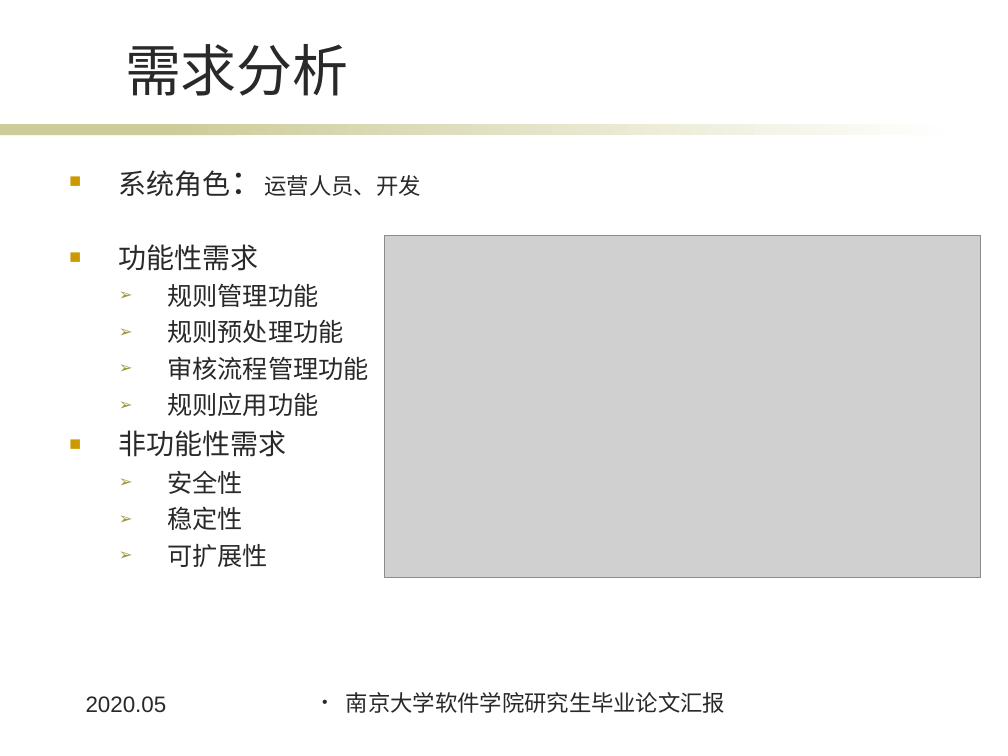
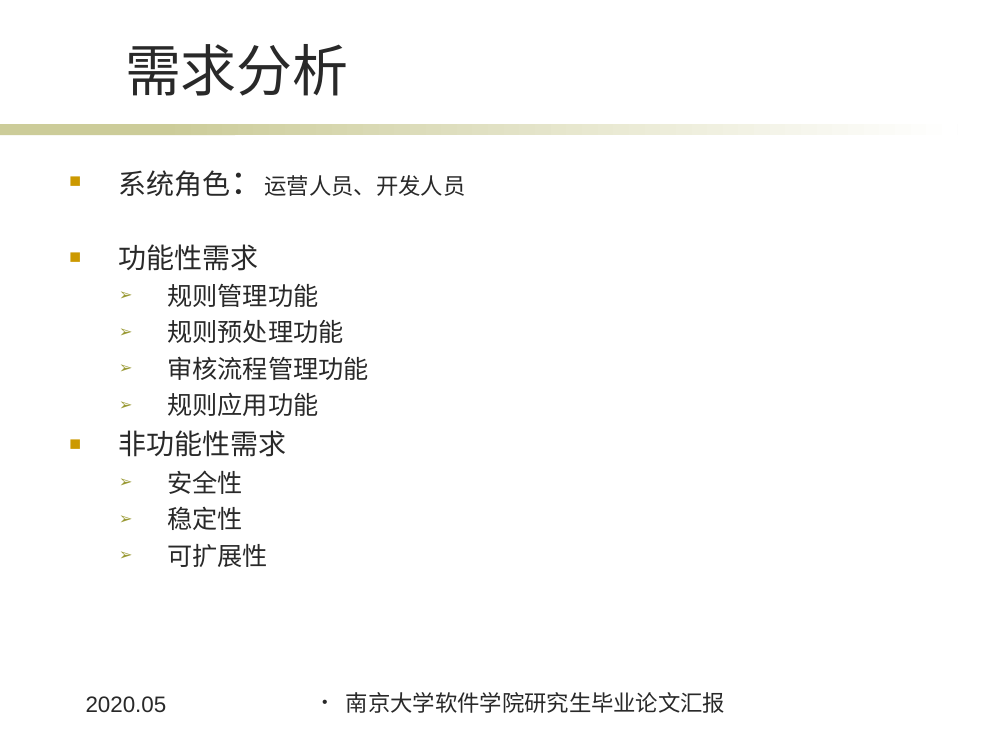
Before and after one commit to Jinsiye/thesis, a slide deck: slide 6 of 金思晔.ppt. Drawn at 1008x756 pixels with LibreOffice and Linux fonts; fonts in the diff are those of the drawing; grey boxes stand for pictures; background and template pictures are left out. Boxes give left, top, right and bottom in pixels: in the first picture for what was removed or moved away, otherwise in the second. Text is boxed around its words. In the diff, an @@ line names an element or a change of style, - is before the commit and + after.

```diff
--- a/金思晔.ppt
+++ b/金思晔.ppt
@@ text at bbox=[119, 170, 466, 197]: text changed @@
-■ 系统角色：运营人员、开发
+■ 系统角色：运营人员、开发人员
@@ picture removed at bbox=[385, 235, 981, 578] @@
```
Also in this commit, not shown: 4 other slides changed, 1 slide added, 3 other files.
